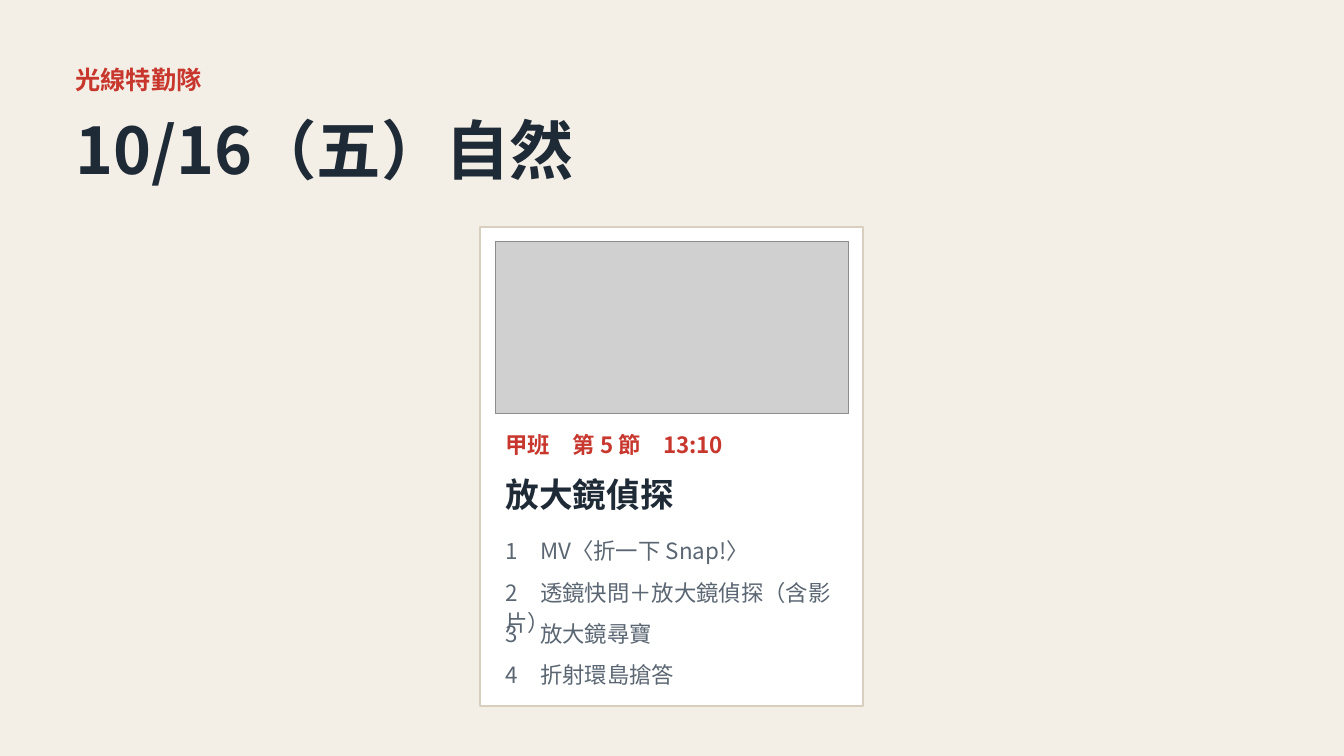
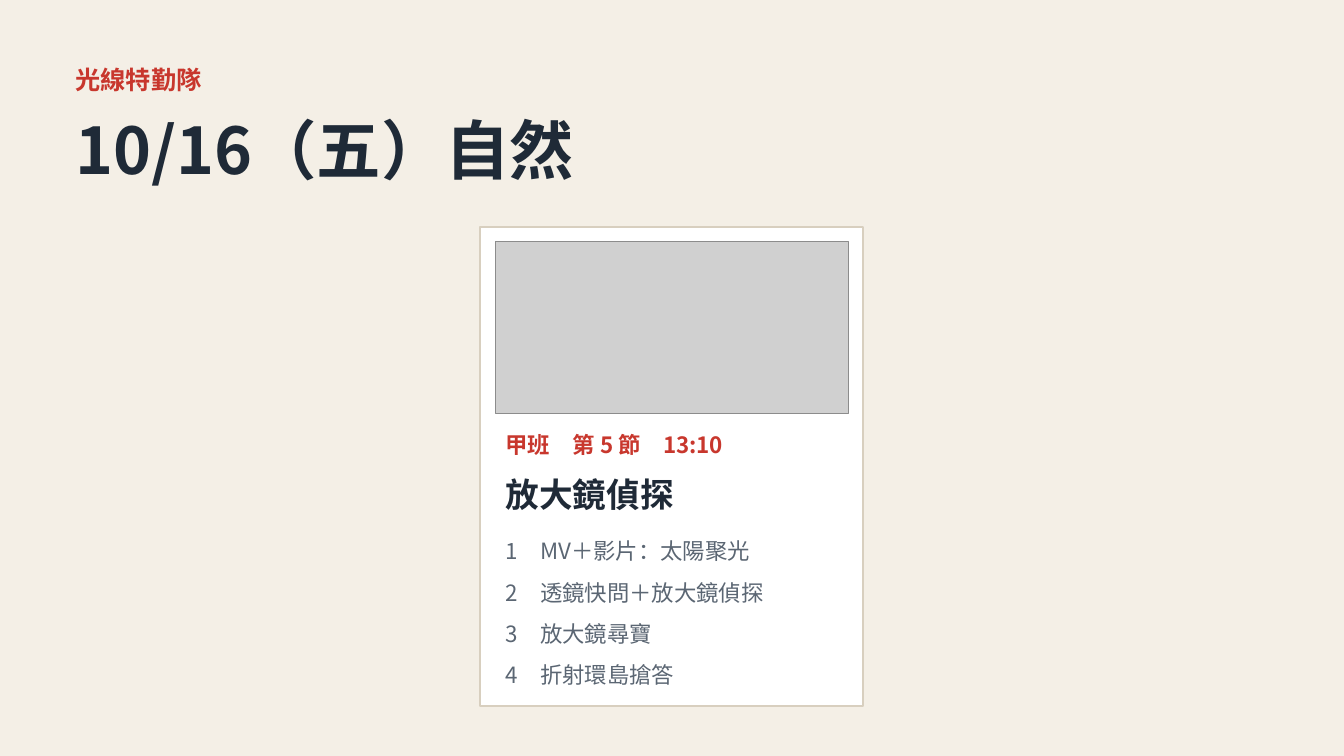
Before and after one commit to classtools1020/sports-results, a slide deck: slide 1 of f8f9fc3bd1/slides.pptx. Drawn at 1344x756 pixels with LibreOffice and Linux fonts; fonts in the diff are those of the drawing; grey boxes stand for pictures. Boxes give left, top, right and bottom in pixels: in the first picture for what was removed or moved away, otherwise in the second. Text is boxed around its words. In the diff, an @@ line names an element or a change of style, - is before the commit and + after.

```diff
--- a/f8f9fc3bd1/slides.pptx
+++ b/f8f9fc3bd1/slides.pptx
@@ text at [506, 540, 750, 561]: text changed @@
-1 MV〈折一下 Snap!〉
+1 MV＋影片：太陽聚光
@@ text at [506, 582, 763, 603]: text changed @@
-2 透鏡快問＋放大鏡偵探（含影片）
+2 透鏡快問＋放大鏡偵探
```
Also in this commit, not shown: 2 other slides changed, 1 slide added, 3 other files.
